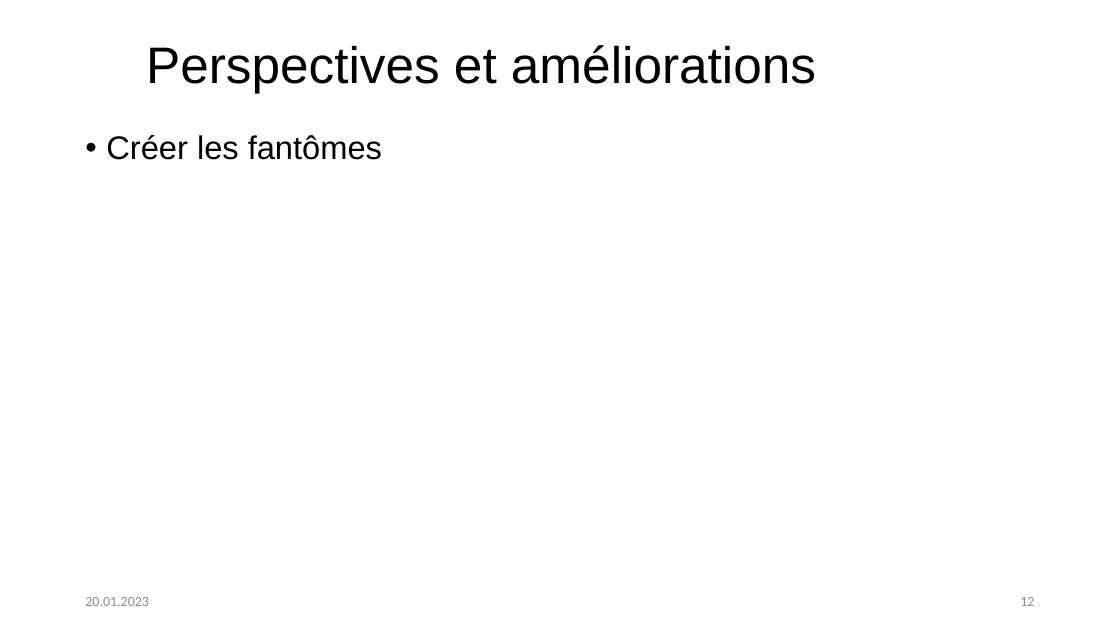
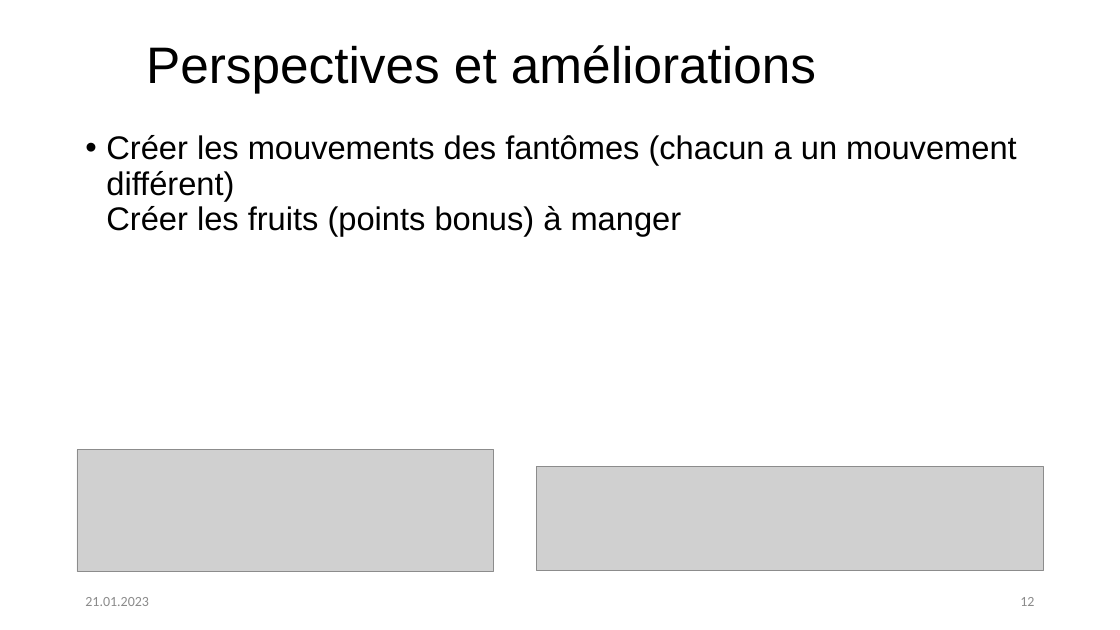
Before and after one commit to Maxouch742/SIG3-PacMan, a slide deck: slide 12 of 0_diversRapport/2_presentation_finale/presentation.pptx. Drawn at 1120x630 pixels with LibreOffice and Linux fonts; fonts in the diff are those of the drawing; grey boxes stand for pictures; background and template pictures are left out. Boxes give left, top, right and bottom in pixels: in the first picture for what was removed or moved away, otherwise in the second. Text is boxed around its words. In the diff, an @@ line names an element or a change of style, - is before the commit and + after.

```diff
--- a/0_diversRapport/2_presentation_finale/presentation.pptx
+++ b/0_diversRapport/2_presentation_finale/presentation.pptx
@@ text at <box>106,135,1016,236</box>: text changed @@
-• Créer les fantômes
+• Créer les mouvements des fantômes (chacun a un mouvement différent)
+  Créer les fruits (points bonus) à manger
@@ picture added at <box>77,450,493,572</box> @@
@@ picture added at <box>537,467,1044,571</box> @@
@@ text at <box>85,597,149,606</box>: text changed @@
-20.01.2023
+21.01.2023
```
Also in this commit, not shown: 12 other slides changed, 1 other file.
